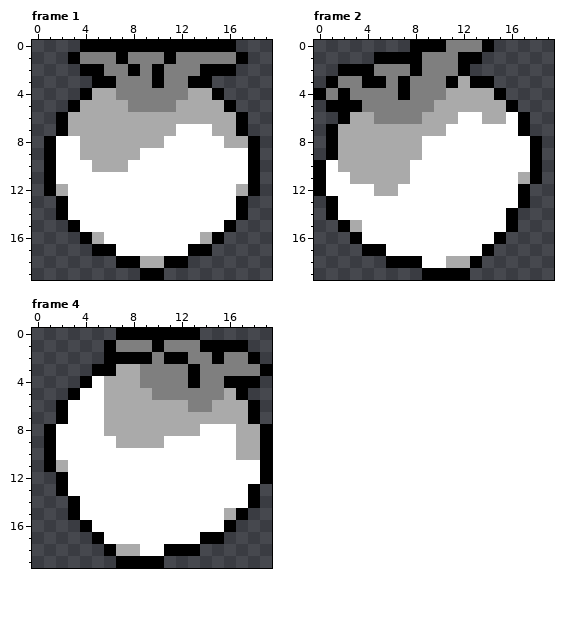
Pixel-art file, stored at art/turnip_fall.ase. Above, as it was before the edit.
20x20 pixels, 4 frames. Shown: frame 1, frame 2, frame 4. The commit also changed other frames, which this record leaves out.
And afterwards:
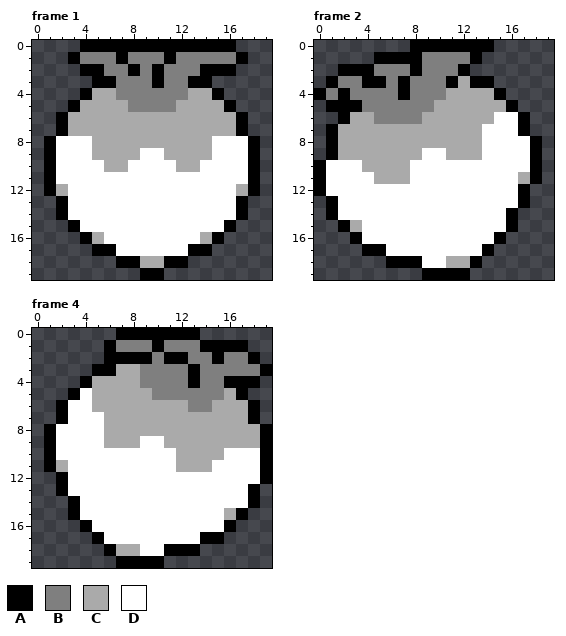
Palette (. is transparent): A #000000  B #7f7f7f  C #aaaaaa  D #ffffff
Difference:
--- frame 1
@@ x 0..19 @@
  6 ..ACCCCCCCCCCCCCCA..
- 7 ..ACCCCCCCCCDDDCCA..
- 8 .ADDCCCCCCCDDDDDCCA.
- 9 .ADDCCCCCDDDDDDDDDA.
-10 .ADDDCCCDDDDDDDDDDA.
+ 7 ..ACCCCCCCCCCCCCCA..
+ 8 .ADDDCCCCCCCCCCDDDA.
+ 9 .ADDDCCCCDDCCCCDDDA.
+10 .ADDDDCCDDDDCCDDDDA.
 11 .ADDDDDDDDDDDDDDDDA.
--- frame 2
@@ x 9..15 @@
- 0 AABBBA.
- 1 BBBAA..
+ 0 AAAAAA.
+ 1 BBBBA..
  2 BBBA...
@@ x 0..19 @@
  5 .AAABBBBBBCCCCCCA...
- 6 ..ACCBBBBCCCDDCCDA..
- 7 .ACCCCCCCCCDDDDDDA..
- 8 .ACCCCCCCDDDDDDDDDA.
- 9 .ACCCCCCCDDDDDDDDDA.
-10 ADCCCCCCDDDDDDDDDDA.
-11 ADDCCCCCDDDDDDDDDCA.
-12 ADDDDCCDDDDDDDDDDA..
+ 6 ..ACCBBBBCCCCCCDDA..
+ 7 .ACCCCCCCCCCCCDDDA..
+ 8 .ACCCCCCCCCCCCDDDDA.
+ 9 .ACCCCCCCDDCCCDDDDA.
+10 ADDDCCCCDDDDDDDDDDA.
+11 ADDDDCCCDDDDDDDDDCA.
+12 ADDDDDDDDDDDDDDDDA..
 13 .ADDDDDDDDDDDDDDDA..
--- frame 4
@@ x 0..19 @@
  3 .....AACCBBBBABBBBBA
- 4 ....ADCCCBBBBABBAAA.
- 5 ...ADDCCCCBBBBBBCA..
- 6 ..ADDDCCCCCCCBBCCCA.
+ 4 ....ACCCCBBBBABBAAA.
+ 5 ...ADCCCCCBBBBBBCA..
+ 6 ..ADDCCCCCCCCBBCCCA.
  7 ..ADDDCCCCCCCCCCCCA.
- 8 .ADDDDCCCCCCCCDDDCCA
- 9 .ADDDDDCCCCDDDDDDCCA
-10 .ADDDDDDDDDDDDDDDCCA
-11 .ACDDDDDDDDDDDDDDDDA
+ 8 .ADDDDCCCCCCCCCCCCCA
+ 9 .ADDDDCCCDDCCCCCCCCA
+10 .ADDDDDDDDDDCCCCDDDA
+11 .ACDDDDDDDDDCCCDDDDA
 12 ..ADDDDDDDDDDDDDDDDA
Pixel boxes of the changes (left, top, right, bottom) in both pictures:
changed: (164, 124, 248, 172)
changed: (80, 136, 104, 172)
changed: (446, 40, 482, 64)
changed: (338, 112, 506, 196)
changed: (92, 376, 260, 472)
